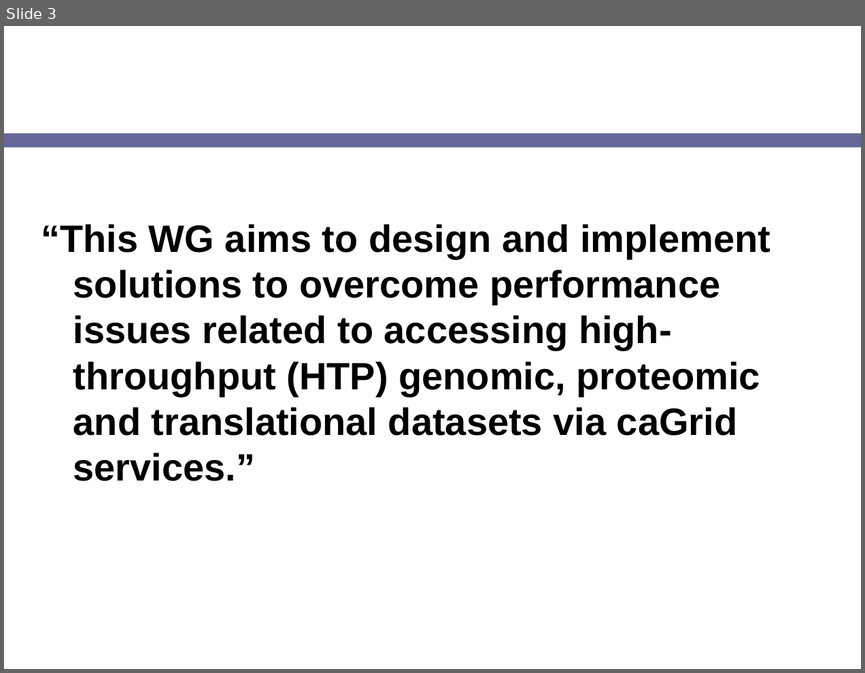
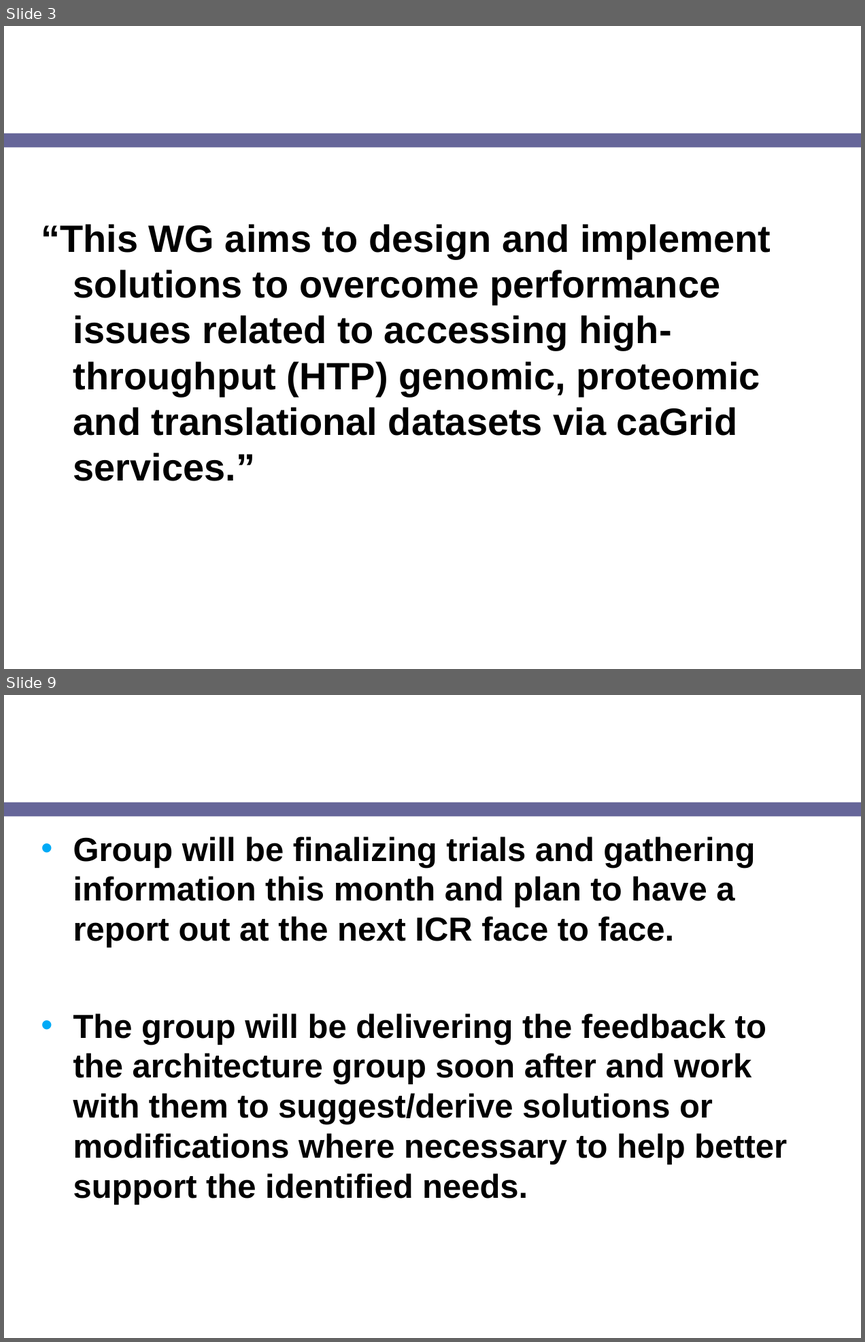
Before and after one commit to NCIP/cagrid-portal, a slide deck: cagrid-1-0/Documentation/presentations/200708_VCDE_ARCH/20070807_Day2_ICR-HTP-update.ppt. Shown one above the other, each under a label of ours: slide 3 before the commit, slides 3 and 9 after it; the slides between them are not shown. The pictures are 865x673 and 865x1342 pixels, drawn with LibreOffice and Linux fonts; fonts in the diff are those of the drawing; background and template pictures are left out. Boxes give left, top, right and bottom in pixels: in the first picture for what was removed or moved away, otherwise in the second. Text is boxed around its words. In the diff, an @@ line names an element or a change of style, - is before the commit and + after.

```diff
--- a/cagrid-1-0/Documentation/presentations/200708_VCDE_ARCH/20070807_Day2_ICR-HTP-update.ppt
+++ b/cagrid-1-0/Documentation/presentations/200708_VCDE_ARCH/20070807_Day2_ICR-HTP-update.ppt
@@ slide 9 added at (x1=4, y1=695, x2=861, y2=1338), background picture (left out); not listed: 1 template element that a slide beside it also shows @@
@@ title added at (x1=33, y1=695, x2=675, y2=795), 24 pt, text #FFFFFF, bold @@
+Future Plans
@@ text added at (x1=73, y1=836, x2=787, y2=1204), 28 pt, text #000000, bold @@
+• Group will be finalizing trials and gathering information this month and plan to have a report out at the next ICR face to face.
+• The group will be delivering the feedback to the architecture group soon after and work with them to suggest/derive solutions or modifications where necessary to help better support the identified needs.
```
Also in this commit, not shown: 5 slides changed, 3 other slides added, 1 slide removed.
